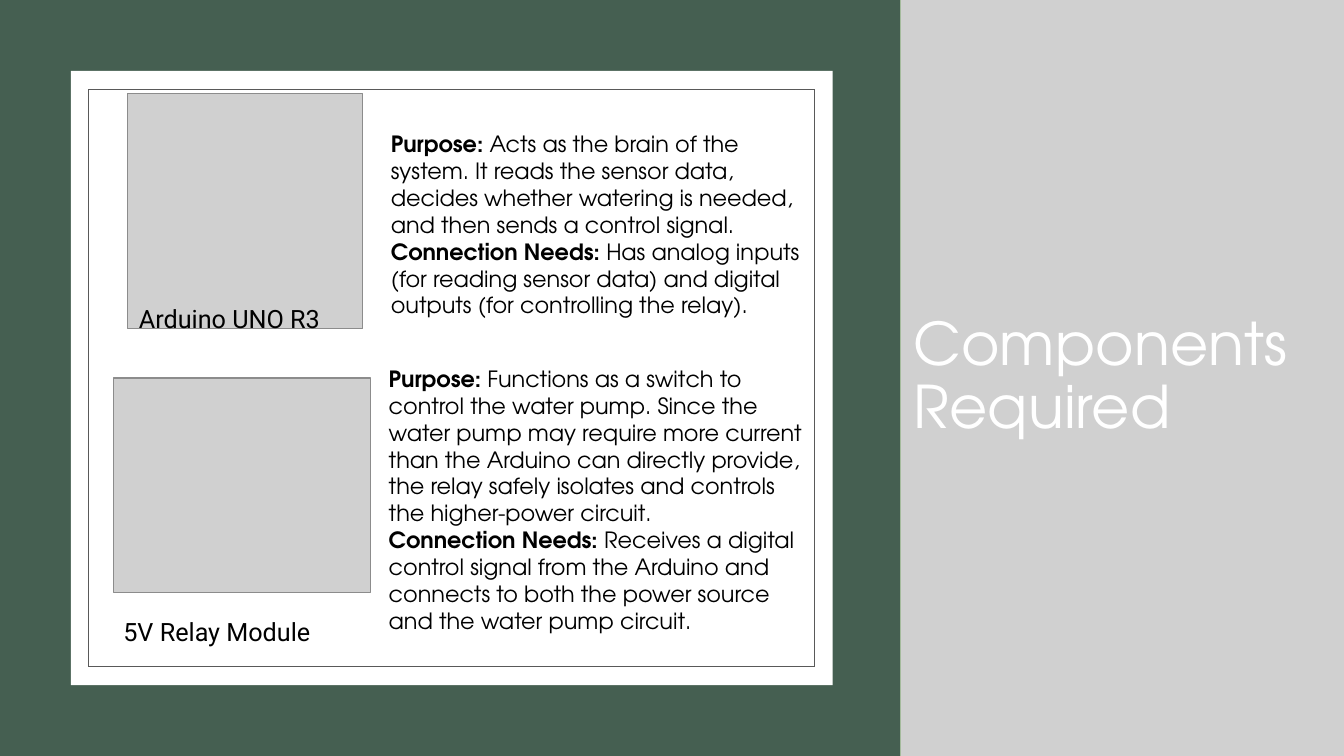
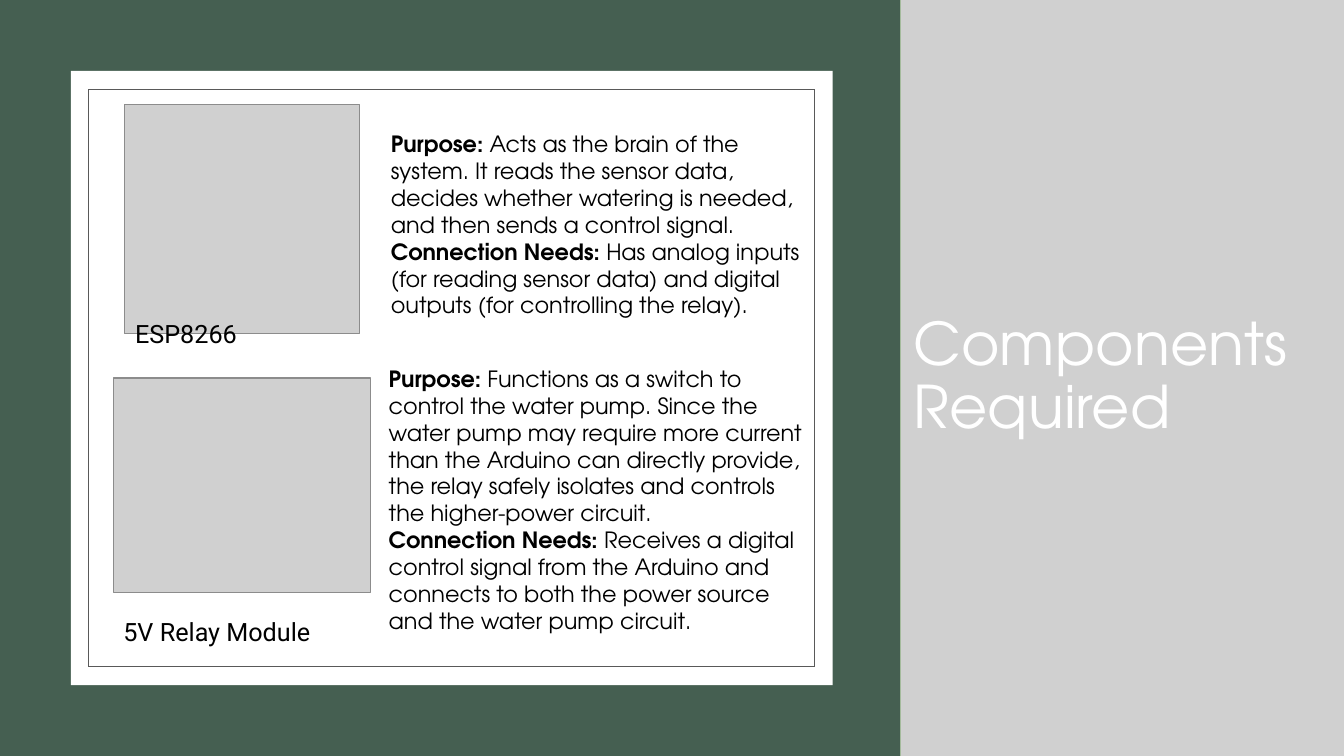
Before and after one commit to anisha-01-phoenix/EcoFlow, a slide deck: slide 6 of ECOFLOW.pptx (slide 7 before the commit). Drawn at 1344x756 pixels with LibreOffice and Linux fonts; fonts in the diff are those of the drawing; grey boxes stand for pictures. Boxes give left, top, right and bottom in pixels: in the first picture for what was removed or moved away, otherwise in the second. Text is boxed around its words. In the diff, an @@ line names an element or a change of style, - is before the commit and + after.

```diff
--- a/ECOFLOW.pptx
+++ b/ECOFLOW.pptx
@@ picture: place and size @@
-picture at box(127, 94, 363, 330)
+picture at box(124, 104, 360, 334)
@@ text at box(135, 325, 237, 349): text changed @@
-Arduino UNO R3
+ESP8266
```
Also in this commit, not shown: 3 other slides changed, 2 slides added, 2 slides removed.
